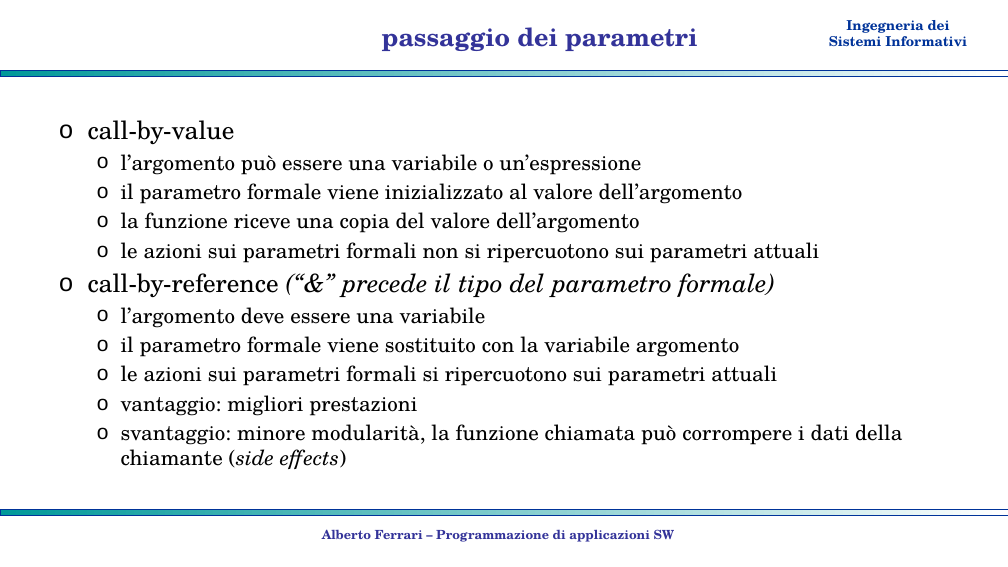
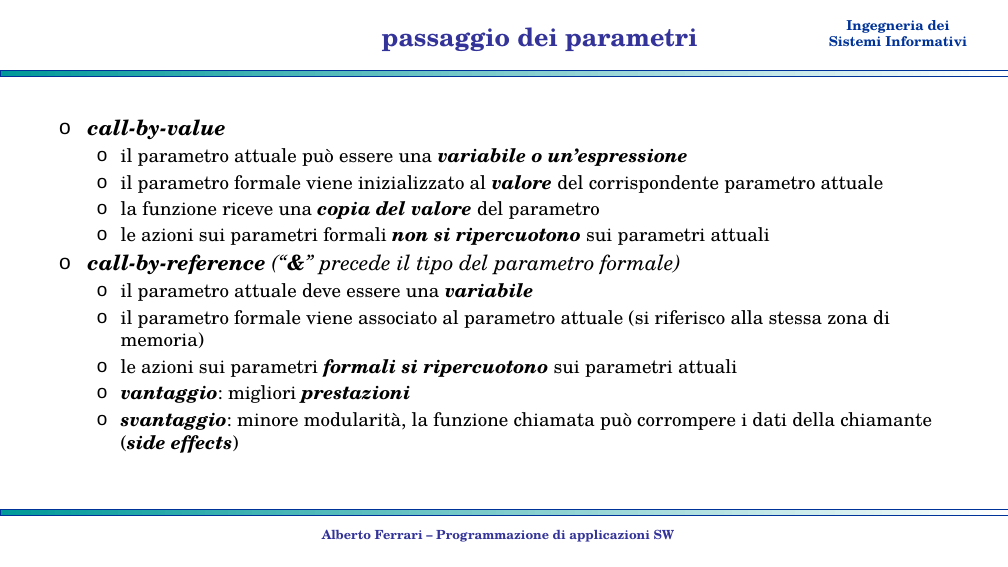
Before and after one commit to albertoferrari/pasw, a slide deck: slide 9 of lezioni/PASW03d - C++ funzioni.pptx (slide 7 before the commit). Drawn at 1008x567 pixels with LibreOffice and Linux fonts; fonts in the diff are those of the drawing; background and template pictures are left out. Boxes give left, top, right and bottom in pixels: in the first picture for what was removed or moved away, otherwise in the second. Text is boxed around its words. In the diff, an @@ line names an element or a change of style, - is before the commit and + after.

```diff
--- a/lezioni/PASW03d - C++ funzioni.pptx
+++ b/lezioni/PASW03d - C++ funzioni.pptx
@@ text at <box>88,119,932,453</box>: size 24 to 20 pt in "call-by-value", "call-by-reference (“&” precede il tipo del parametro ..."; bold on in "call-by-value", "non si ripercuotono", "call-by-reference (“&”", "formali si ripercuotono" and 2 more places; italic on in "call-by-value", "non si ripercuotono", "call-by-reference", "formali si ripercuotono" and 2 more places; size 20 to 18 pt in "le azioni sui parametri formali non si ...", "le azioni sui parametri formali si ripercuotono ...", "vantaggio: migliori prestazioni", "svantaggio: minore modularità, la funzione chiamata può ..." @@
@@ text at <box>121,148,884,219</box>: text changed; size 20 to 18 pt @@
-  o l’argomento può essere una variabile o un’espressione
-  o il parametro formale viene inizializzato al valore dell’argomento
-  o la funzione riceve una copia del valore dell’argomento
+  o il parametro attuale può essere una variabile o un’espressione
+  o il parametro formale viene inizializzato al valore del corrispondente parametro attuale
+  o la funzione riceve una copia del valore del parametro
@@ text at <box>121,283,890,348</box>: text changed; size 20 to 18 pt @@
-  o l’argomento deve essere una variabile
-  o il parametro formale viene sostituito con la variabile argomento
+  o il parametro attuale deve essere una variabile
+  o il parametro formale viene associato al parametro attuale (si riferisco alla stessa zona di memoria)
```
Also in this commit, not shown: 1 other slide changed, 3 slides added, 1 other file.
